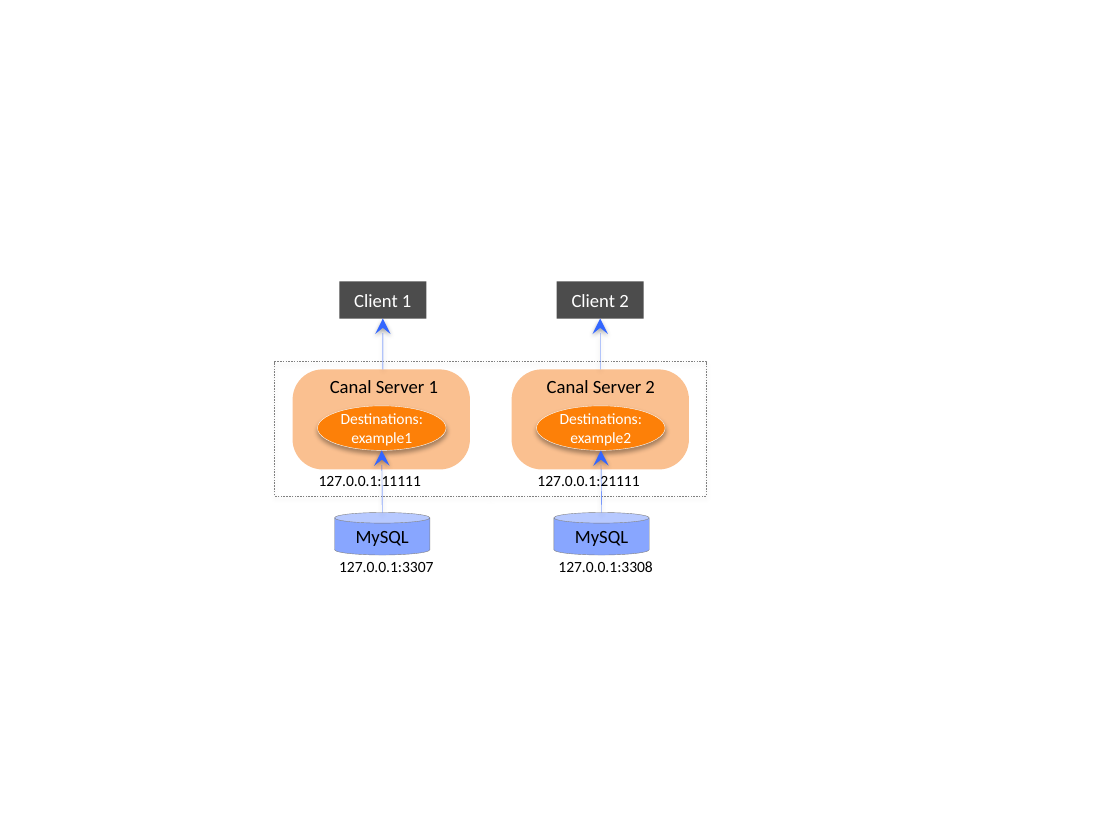
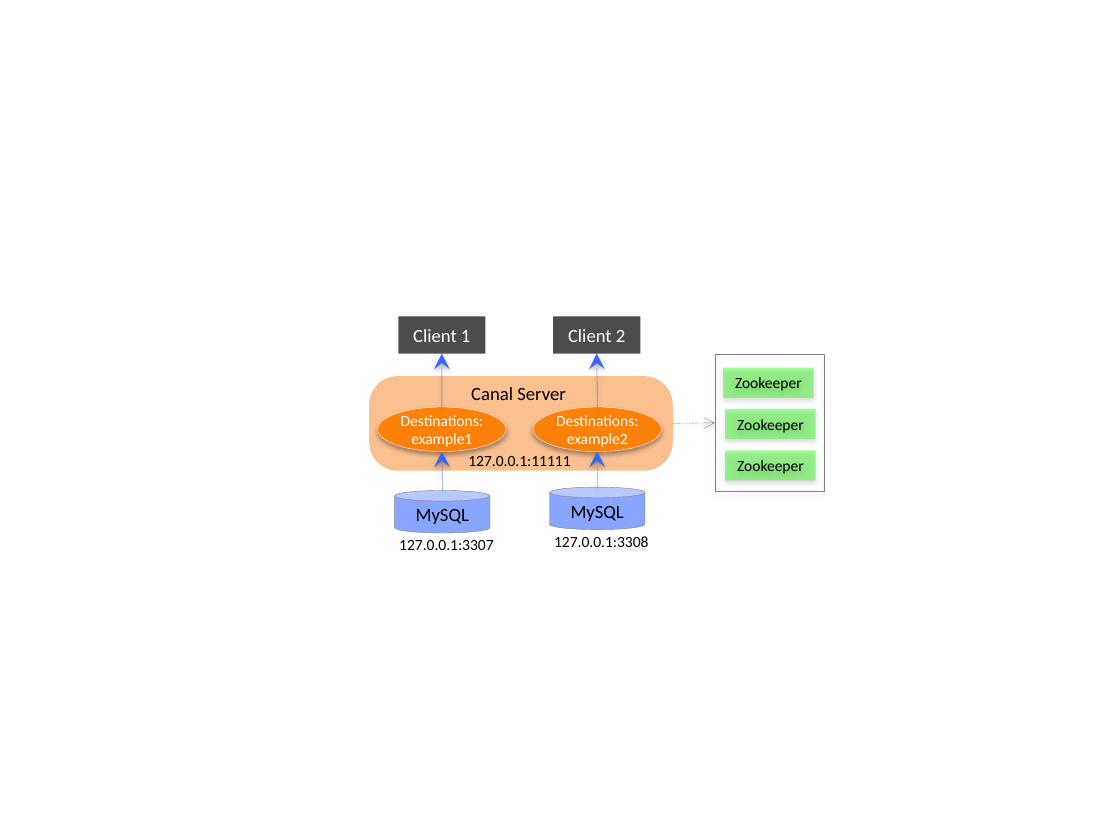
Before and after one commit to Richie-Leo/ydres, a slide deck: slide 3 of img/10/120/1010/canal-image-source.pptx. Drawn at 1120x840 pixels with LibreOffice and Linux fonts; fonts in the diff are those of the drawing. Boxes give left, top, right and bottom in pixels: in the first picture for what was removed or moved away, otherwise in the second. Text is boxed around its words. In the diff, an @@ line names an element or a change of style, - is before the commit and + after.

Commit message:
canal quickstart

```diff
--- a/img/10/120/1010/canal-image-source.pptx
+++ b/img/10/120/1010/canal-image-source.pptx
@@ rectangle "Client 1": place and size @@
-rectangle "Client 1" at [339, 281, 427, 318]
+rectangle "Client 1" at [399, 316, 486, 353]
@@ rectangle "Client 2": place and size @@
-rectangle "Client 2" at [557, 281, 644, 318]
+rectangle "Client 2" at [553, 316, 641, 353]
@@ arrow moved from (383, 370) - (383, 318) to (442, 407) - (442, 354) @@
@@ arrow moved from (600, 370) - (600, 318) to (597, 407) - (597, 354) @@
@@ rectangle added at [715, 354, 823, 491], outline #808080 0.25 pt @@
@@ rectangle removed at [274, 362, 707, 496] @@
@@ rounded rectangle: place and size @@
-rounded rectangle at [292, 370, 469, 469]
+rounded rectangle at [370, 376, 673, 470]
@@ text at [471, 387, 565, 400]: text changed @@
-Canal Server 1
+Canal Server
@@ rounded rectangle removed at [512, 370, 689, 469] @@
@@ text removed at [547, 380, 654, 393] @@
-Canal Server 2
@@ rectangle added at [724, 367, 814, 398], fill #21FF06 at 40% opacity, 10 pt, text #000000 @@
+Zookeeper
@@ ellipse "Destinations:": place and size @@
-ellipse "Destinations:" at [317, 405, 446, 450]
+ellipse "Destinations:" at [377, 407, 506, 451]
@@ rectangle added at [725, 409, 815, 439], fill #21FF06 at 40% opacity, 10 pt, text #000000 @@
+Zookeeper
@@ text "127.0.0.1:11111": place and size @@
-text "127.0.0.1:11111" at [319, 476, 421, 491]
+text "127.0.0.1:11111" at [468, 453, 570, 466]
@@ text "127.0.0.1:11111" at [468, 453, 570, 466]: alignment left to right @@
@@ arrow added from (673, 423) to (715, 423), #808080 0.25 pt dashed @@
@@ arrow moved from (382, 513) - (382, 450) to (442, 491) - (442, 451) @@
@@ text removed at [537, 473, 639, 491] @@
-127.0.0.1:21111
@@ arrow moved from (601, 513) - (600, 450) to (597, 487) - (597, 451) @@
@@ rectangle added at [725, 450, 815, 480], fill #21FF06 at 40% opacity, 10 pt, text #000000 @@
+Zookeeper
@@ cylinder "MySQL": place and size @@
-cylinder "MySQL" at [335, 513, 430, 556]
+cylinder "MySQL" at [394, 491, 489, 533]
@@ cylinder "MySQL": place and size @@
-cylinder "MySQL" at [554, 513, 650, 556]
+cylinder "MySQL" at [550, 487, 645, 530]
@@ text "127.0.0.1:3307": place and size @@
-text "127.0.0.1:3307" at [339, 562, 433, 572]
+text "127.0.0.1:3307" at [399, 540, 493, 550]
@@ text "127.0.0.1:3308": place and size @@
-text "127.0.0.1:3308" at [558, 561, 652, 572]
+text "127.0.0.1:3308" at [554, 536, 648, 547]
```
Also in this commit, not shown: 2 other slides changed, 3 other files.
